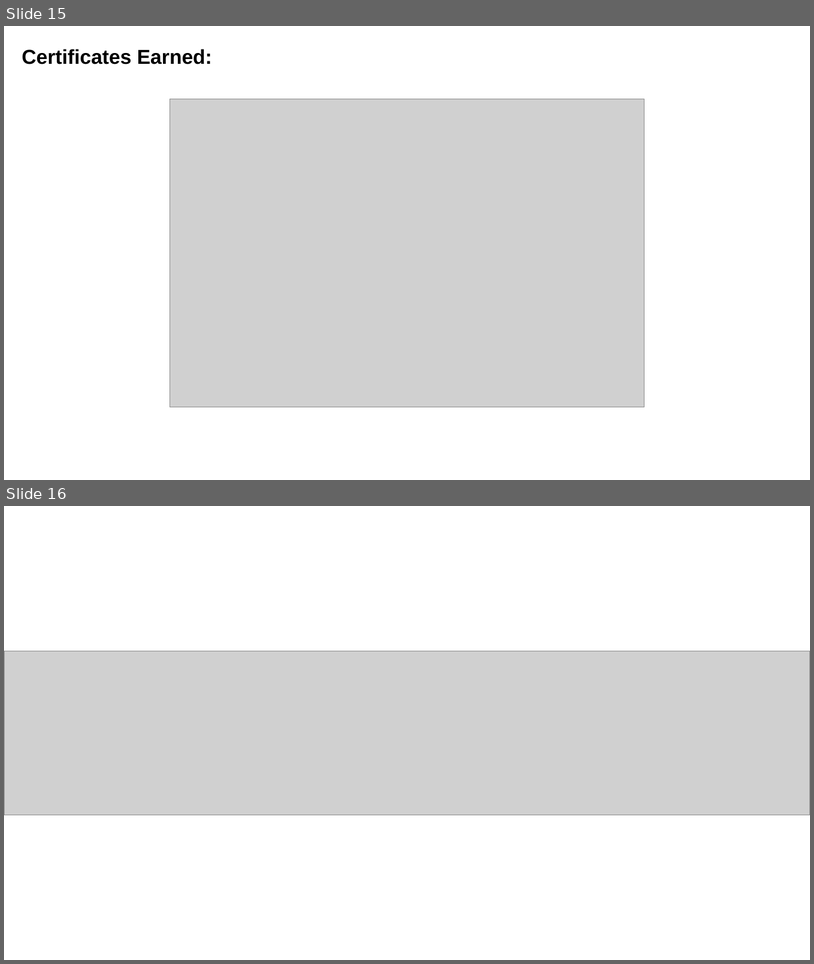
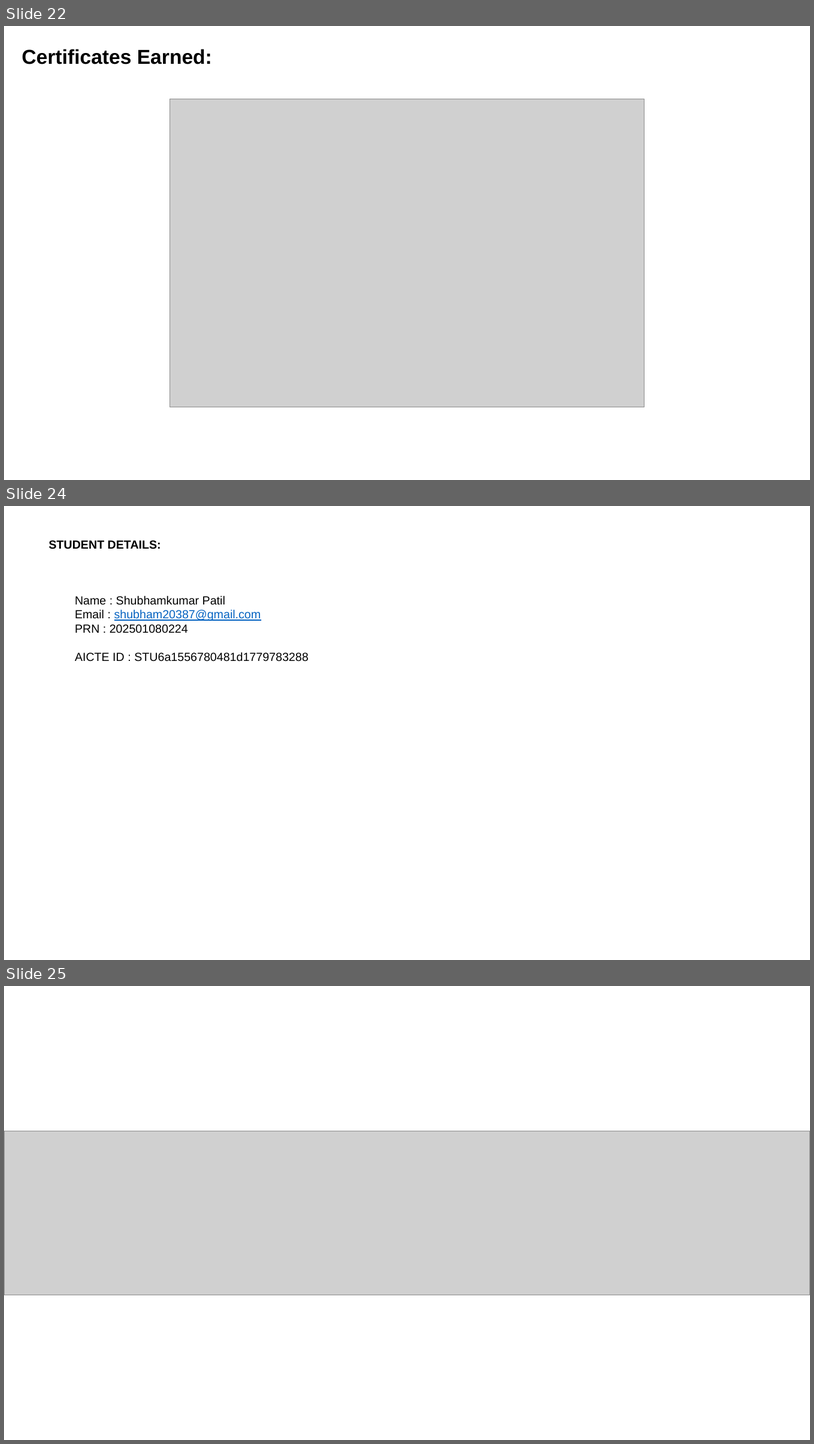
Before and after one commit to shubham20387/IBM-ML-project, a slide deck: ML_PROJECT_PPT.pptx. Shown one above the other, each under a label of ours: slides 15 and 16 before the commit, slides 22, 24 and 25 after it; the slides between them are not shown. The pictures are 814x964 and 814x1444 pixels, drawn with LibreOffice and Linux fonts; fonts in the diff are those of the drawing; grey boxes stand for pictures. Boxes give left, top, right and bottom in pixels: in the first picture for what was removed or moved away, otherwise in the second. Text is boxed around its words. In the diff, an @@ line names an element or a change of style, - is before the commit and + after.

```diff
--- a/ML_PROJECT_PPT.pptx
+++ b/ML_PROJECT_PPT.pptx
@@ slide 24 added at [4,506,810,960], background #FFFFFF @@
@@ text added at [49,540,161,549], 14 pt, text #000000, bold @@
+STUDENT DETAILS:
@@ text added at [75,595,308,661], 14 pt, text #000000 @@
+Name : Shubhamkumar Patil
+Email : shubham20387@gmail.com
+PRN : 202501080224
+AICTE ID : STU6a1556780481d1779783288
@@ what was slide 15 is now slide 22 @@
@@ what was slide 16 is now slide 25 @@
```
Also in this commit, not shown: 2 slides changed, 9 other slides added, 1 slide removed.
